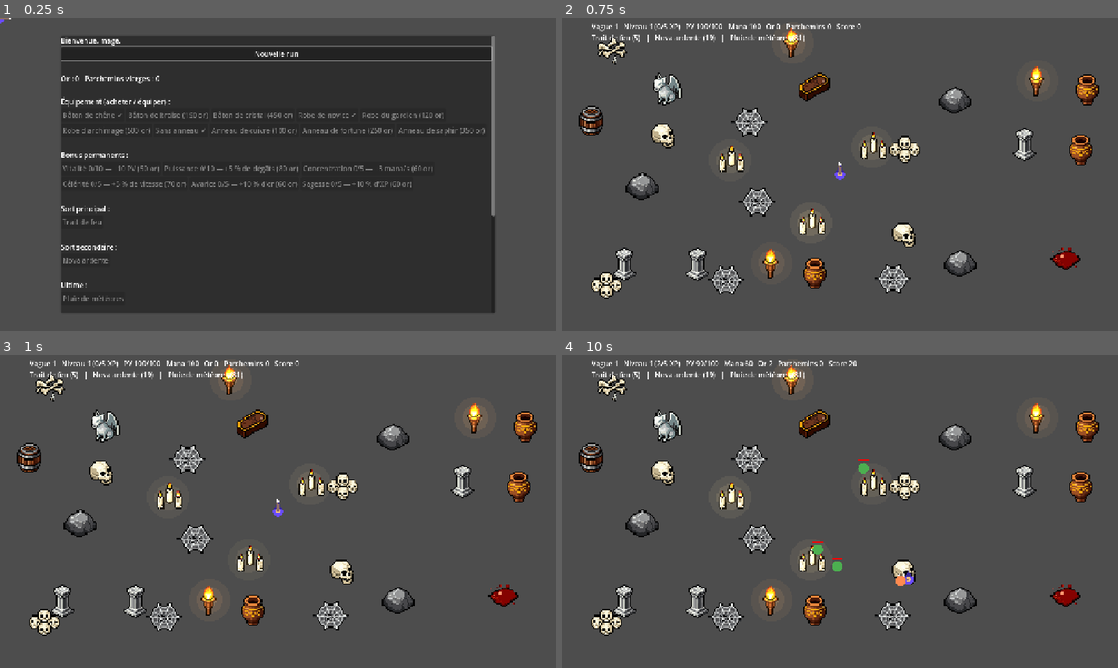
Above: before the commit, frames 1-4 (two rows, left to right).
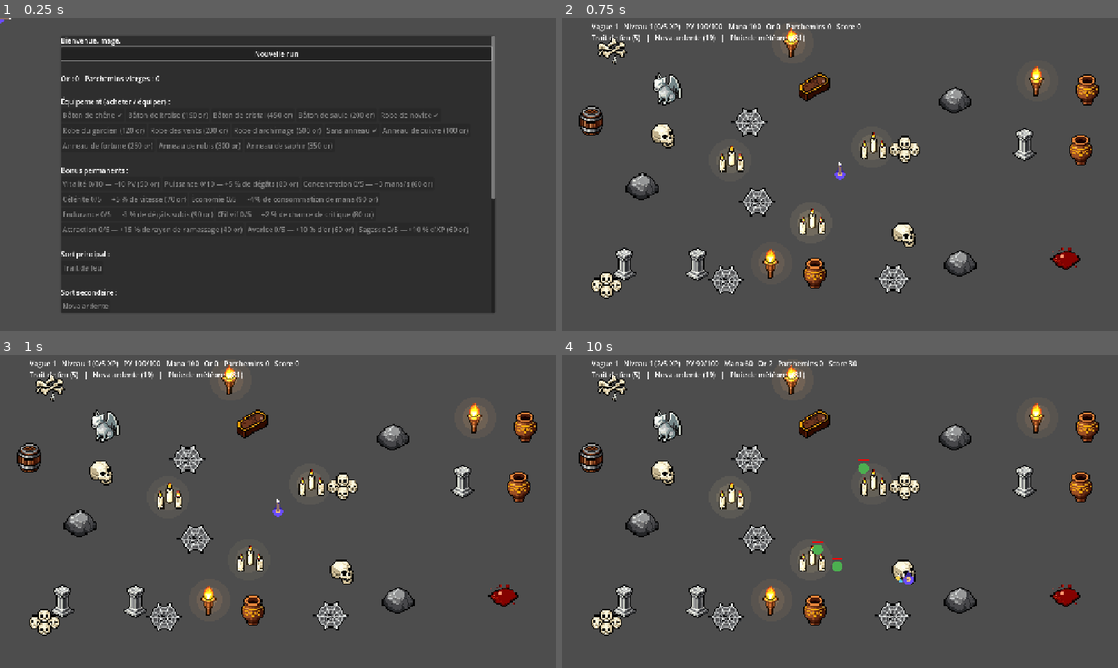
Above: after the commit, the same moments.

Repository: LeandreBl/octo-magic
Game: Godot game, scene res://game/main.tscn
Same seed, same stepped clock (60 frames per second), same inputs: the game is played once before the commit and once after it.
Inputs (mouse positions are in pixels of both pictures, inside the frame that each line leads up to):
- Up to frame 1 (0.25 s): no input
- Up to frame 2 (0.75 s): click "Nouvelle run" at 0.5 s
- Up to frame 3 (1 s): no input
- Up to frame 4 (10 s): tap Enter at 1.25 s; move the mouse to (962, 495) at 1.27 s; hold Right (ui_right) 1.28-2 s; click (962, 495) at 1.42 s; tap Space at 1.52, 4.52, 7.52 s; drag from (728, 527) to (812, 574) at 2.02 s; move the mouse to (895, 442) at 2.77 s; hold Right (ui_right) 2.78-3.5 s; drag from (812, 574) to (673, 464) at 3.52 s; move the mouse to (1006, 558) at 4.27 s; hold Left (ui_left) 4.28-5 s; drag from (673, 464) to (756, 433) at 5.02 s; move the mouse to (867, 511) at 5.77 s; hold Down (ui_down) 5.78-6.5 s; click (867, 511) at 5.92 s; drag from (756, 433) to (728, 527) at 6.52 s; move the mouse to (962, 495) at 7.27 s; hold Up (ui_up) 7.28-8 s; drag from (728, 527) to (812, 574) at 8.02 s; move the mouse to (895, 442) at 8.77 s; hold Down (ui_down) 8.78-9.5 s; drag from (812, 574) to (673, 464) at 9.52 s

The runs differ from the first frame. In frame 1, 4.3% of the frame differs, in the area x 11-89%, y 29-93%; in frame 2, nothing differs; in frame 3, nothing differs; in frame 4, less than 0.1%.

Commit message:
Mage stats as data: one stacking rule for items, shop bonuses and level-up picks
Stats.total sums additive bonuses, compounds "stat%" multipliers, then clamps.
The player reads HP, regen, mana, speed, cooldown, armor and crit from it;
pickups use its pickup radius; Run applies mana cost, damage, gold and XP.
Level-ups offer mage upgrades beside spell upgrades.

Co-Authored-By: Claude Opus 5.5 <noreply@anthropic.com>

Diff:
--- a/game/main.gd
+++ b/game/main.gd
@@ -47,7 +47,7 @@
 	for slot in Upgrades.SLOTS:
 		slots.append("%s (%d)" % [Run.spells[slot].name, Run.mana_cost(slot)])
 	hud.text = "Vague %d   Niveau %d (%d/%d XP)   PV %d/%d   Mana %d   Or %d   Parchemins %d   Score %d\n%s\n%s" % [
-		Run.wave, Run.level, Run.xp, Run.xp_to_next(Run.level), player.hp, player.max_hp, player.mana,
+		Run.wave, Run.level, Run.xp, Run.xp_to_next(Run.level), player.hp, player.stats.hp, player.mana,
 		Run.gold, Run.scrolls, Run.score(), "   |   ".join(slots), forge_note]
 	if get_tree().get_nodes_in_group("enemies").is_empty():
 		for p in get_tree().get_nodes_in_group("pickups"):
@@ -61,9 +61,8 @@
 	for n in get_children():
 		if n != player and n is Node2D:
 			n.free()
-	var stats := Profile.total_stats()
-	Run.start(Profile.equipped_spells(), stats)
-	player.setup(stats)
+	Run.start(Profile.equipped_spells(), Profile.bonus_list())
+	player.setup(Run.stats)
 	player.look = Profile.look.merged({"robe": Profile.ITEMS[Profile.equipped.robe].color,
 		"staff": Profile.ITEMS[Profile.equipped.staff].color,
 		"ring": Profile.ITEMS[Profile.equipped.ring].color}, true)
@@ -124,9 +123,13 @@
 	level_box.add_child(title)
 	for i in offers.size():
 		var o: Dictionary = offers[i]
-		var u: Dictionary = Upgrades.LIST[o.id]
 		var b := Button.new()
-		b.text = "%d. %s — %s (%s : %s)" % [i + 1, u.name, u.desc, Upgrades.SLOT_NAMES[o.slot], Run.spells[o.slot].name]
+		if o.slot == "mage":
+			var m: Dictionary = Upgrades.MAGE[o.id]
+			b.text = "%d. %s — %s (Mage)" % [i + 1, m.name, m.desc]
+		else:
+			var u: Dictionary = Upgrades.LIST[o.id]
+			b.text = "%d. %s — %s (%s : %s)" % [i + 1, u.name, u.desc, Upgrades.SLOT_NAMES[o.slot], Run.spells[o.slot].name]
 		b.pressed.connect(func():
 			level_panel.hide()
 			if not Run.choose(i):
--- a/game/pickup.gd
+++ b/game/pickup.gd
@@ -1,6 +1,6 @@
 extends Node2D
-## A drop: XP orb, gold coin or blank scroll. Flies to the player once close
-## (or when `magnet` is raised at the end of a wave), then reports itself.
+## A drop: XP orb, gold coin or blank scroll. Flies to the player once within
+## its pickup stat (or `magnet`, raised at the end of a wave), then reports itself.
 
 signal collected(kind: String, value: int)
 
@@ -9,7 +9,7 @@
 var kind := "xp"
 var value := 1
 var target: Node2D
-var magnet := 90.0
+var magnet := 0.0
 var speed := 0.0
 
 
@@ -20,7 +20,7 @@
 	if to.length() < target.radius + 6.0:
 		collected.emit(kind, value)
 		queue_free()
-	elif to.length() < magnet:
+	elif to.length() < maxf(magnet, target.stats.pickup):
 		speed = minf(speed + 1200.0 * delta, 700.0)
 		position += to.normalized() * minf(speed * delta, to.length())
 
--- a/game/player.gd
+++ b/game/player.gd
@@ -3,19 +3,17 @@
 ## screen moves, right half aims and fires the main spell).
 ## Spells: primary = left click / right stick / touch aim, secondary = right
 ## click / RB, ultimate = space / LB. `held` lets a touch UI fire any slot.
+## Every number comes from `stats` (game/stats.gd); level-up picks reach it
+## through run.stats.
 
 signal died
 
-const BASE_SPEED := 220.0
 const STICK_RANGE := 80.0
 
 var run: Node  # the Run autoload (passed in: tests load this script alone)
-var max_hp := 100.0
-var max_mana := 100.0
-var mana_regen := 25.0
-var speed := BASE_SPEED
-var hp := max_hp
-var mana := max_mana
+var stats := Stats.total([])
+var hp: float = stats.hp
+var mana: float = stats.mana
 var cooldowns := {}  # slot -> seconds left
 var held := {}  # slot -> bool, from a touch UI
 var aim := Vector2.RIGHT
@@ -26,25 +24,29 @@
 var _touch_aim := {}
 
 
-## Stats from Profile.total_stats(), at the start of a run.
-func setup(stats: Dictionary) -> void:
-	max_hp = stats.hp
-	max_mana = stats.mana
-	mana_regen = stats.regen
-	speed = BASE_SPEED * (1.0 + stats.speed)
-	hp = max_hp
-	mana = max_mana
+## Full HP and mana, at the start of a run.
+func setup(s: Dictionary) -> void:
+	stats = s
+	hp = s.hp
+	mana = s.mana
 	cooldowns = {}
 
 
+## New stats mid-run (a level-up pick): a higher maximum fills the gain.
+func set_stats(s: Dictionary) -> void:
+	hp = minf(s.hp, hp + maxf(0.0, s.hp - stats.hp))
+	mana = minf(s.mana, mana + maxf(0.0, s.mana - stats.mana))
+	stats = s
+
+
 func heal(amount: float) -> void:
-	hp = minf(max_hp, hp + amount)
+	hp = minf(stats.hp, hp + amount)
 
 
 func hurt(amount: float) -> void:
 	if hp <= 0.0:
 		return
-	hp -= amount
+	hp -= amount * (1.0 - stats.armor)
 	if hp <= 0.0:
 		died.emit()
 
@@ -71,6 +73,8 @@
 
 
 func _physics_process(delta: float) -> void:
+	if run and run.stats != stats:
+		set_stats(run.stats)
 	var move := Input.get_vector("ui_left", "ui_right", "ui_up", "ui_down")
 	var keys := Vector2(
 		float(Input.is_physical_key_pressed(KEY_D)) - float(Input.is_physical_key_pressed(KEY_A)),
@@ -79,7 +83,7 @@
 	var pad_move := Vector2(Input.get_joy_axis(0, JOY_AXIS_LEFT_X), Input.get_joy_axis(0, JOY_AXIS_LEFT_Y))
 	if pad_move.length() > 0.2:
 		move = pad_move.limit_length(1.0)
-	position = Decor.slide(position, move * speed * delta, radius).clamp(Vector2.ZERO, get_viewport_rect().size)
+	position = Decor.slide(position, move * stats.speed * delta, radius).clamp(Vector2.ZERO, get_viewport_rect().size)
 
 	var fire := false
 	var pad_aim := Vector2(Input.get_joy_axis(0, JOY_AXIS_RIGHT_X), Input.get_joy_axis(0, JOY_AXIS_RIGHT_Y))
@@ -94,7 +98,9 @@
 		aim = (get_global_mouse_position() - global_position).normalized()
 		fire = Input.is_mouse_button_pressed(MOUSE_BUTTON_LEFT)
 
-	mana = minf(max_mana, mana + mana_regen * delta)
+	mana = minf(stats.mana, mana + stats.mana_regen * delta)
+	if hp > 0.0:
+		hp = minf(stats.hp, hp + stats.hp_regen * delta)
 	var want := {
 		"primary": fire,
 		"secondary": Input.is_mouse_button_pressed(MOUSE_BUTTON_RIGHT) or Input.is_joy_button_pressed(0, JOY_BUTTON_RIGHT_SHOULDER),
@@ -112,8 +118,10 @@
 	if cooldowns.get(slot, 0.0) > 0.0 or mana < cost:
 		return false
 	var s: Dictionary = run.spells[slot]
+	if randf() < stats.crit:
+		s = Upgrades.scale_damage(s, Stats.CRIT_MULT)
 	mana -= cost
-	cooldowns[slot] = s.cooldown
+	cooldowns[slot] = s.cooldown * stats.cooldown
 	SpellBody.cast(s.emit, global_position + aim * radius, aim, self, s, get_parent())
 	return true
 
--- a/game/profile.gd
+++ b/game/profile.gd
@@ -9,33 +9,36 @@
 const PATH := "user://profile.json"
 const MAX_SCORES := 10
 
-## Base stats of the mage; items and bonuses add to them. damage/speed/gold/xp
-## are fractions (+0.1 = +10 %).
-const BASE_STATS := {"hp": 100.0, "mana": 100.0, "regen": 25.0, "speed": 0.0,
-	"damage": 0.0, "gold": 0.0, "xp": 0.0}
-
+## Items and permanent bonuses carry Stats bonuses (see game/stats.gd).
 const ITEMS := {
 	"staff_oak": {"kind": "staff", "name": "Bâton de chêne", "price": 0, "color": "#8d6e63", "bonus": {}},
-	"staff_ember": {"kind": "staff", "name": "Bâton de braise", "price": 150, "color": "#ff7043", "bonus": {"damage": 0.15}},
-	"staff_crystal": {"kind": "staff", "name": "Bâton de cristal", "price": 450, "color": "#80deea", "bonus": {"damage": 0.3, "regen": 5.0}},
+	"staff_ember": {"kind": "staff", "name": "Bâton de braise", "price": 150, "color": "#ff7043", "bonus": {"damage%": 0.15}},
+	"staff_crystal": {"kind": "staff", "name": "Bâton de cristal", "price": 450, "color": "#80deea", "bonus": {"damage%": 0.3, "cooldown%": -0.1}},
+	"staff_willow": {"kind": "staff", "name": "Bâton de saule", "price": 200, "color": "#a5d6a7", "bonus": {"mana_cost%": -0.15, "mana_regen": 5.0}},
 	"robe_novice": {"kind": "robe", "name": "Robe de novice", "price": 0, "color": "#6a4cff", "bonus": {}},
-	"robe_warden": {"kind": "robe", "name": "Robe du gardien", "price": 120, "color": "#2e7d32", "bonus": {"hp": 30.0}},
-	"robe_archmage": {"kind": "robe", "name": "Robe d'archimage", "price": 500, "color": "#b71c1c", "bonus": {"hp": 60.0, "mana": 20.0}},
+	"robe_warden": {"kind": "robe", "name": "Robe du gardien", "price": 120, "color": "#2e7d32", "bonus": {"hp": 30.0, "armor": 0.05}},
+	"robe_wind": {"kind": "robe", "name": "Robe des vents", "price": 200, "color": "#b0bec5", "bonus": {"speed%": 0.12, "pickup%": 0.3}},
+	"robe_archmage": {"kind": "robe", "name": "Robe d'archimage", "price": 500, "color": "#b71c1c", "bonus": {"hp": 60.0, "mana": 20.0, "hp_regen": 1.0}},
 	"ring_none": {"kind": "ring", "name": "Sans anneau", "price": 0, "color": "", "bonus": {}},
-	"ring_copper": {"kind": "ring", "name": "Anneau de cuivre", "price": 100, "color": "#d08b4b", "bonus": {"regen": 5.0}},
-	"ring_gold": {"kind": "ring", "name": "Anneau de fortune", "price": 250, "color": "#ffd54f", "bonus": {"gold": 0.25}},
-	"ring_sapphire": {"kind": "ring", "name": "Anneau de saphir", "price": 350, "color": "#448aff", "bonus": {"mana": 30.0, "regen": 5.0}},
+	"ring_copper": {"kind": "ring", "name": "Anneau de cuivre", "price": 100, "color": "#d08b4b", "bonus": {"mana_regen": 5.0}},
+	"ring_gold": {"kind": "ring", "name": "Anneau de fortune", "price": 250, "color": "#ffd54f", "bonus": {"gold%": 0.25}},
+	"ring_ruby": {"kind": "ring", "name": "Anneau de rubis", "price": 300, "color": "#e53935", "bonus": {"crit": 0.1}},
+	"ring_sapphire": {"kind": "ring", "name": "Anneau de saphir", "price": 350, "color": "#448aff", "bonus": {"mana": 30.0, "mana_regen": 5.0}},
 }
 
 ## Permanent bonuses: level n costs price * GROWTH^n.
 const GROWTH := 1.5
 const BONUSES := {
 	"vitality": {"name": "Vitalité", "desc": "+10 PV", "price": 50, "max": 10, "bonus": {"hp": 10.0}},
-	"power": {"name": "Puissance", "desc": "+5 % de dégâts", "price": 80, "max": 10, "bonus": {"damage": 0.05}},
-	"focus": {"name": "Concentration", "desc": "+3 mana/s", "price": 60, "max": 5, "bonus": {"regen": 3.0}},
-	"swiftness": {"name": "Célérité", "desc": "+5 % de vitesse", "price": 70, "max": 5, "bonus": {"speed": 0.05}},
-	"greed": {"name": "Avarice", "desc": "+10 % d'or", "price": 60, "max": 5, "bonus": {"gold": 0.1}},
-	"wisdom": {"name": "Sagesse", "desc": "+10 % d'XP", "price": 60, "max": 5, "bonus": {"xp": 0.1}},
+	"power": {"name": "Puissance", "desc": "+5 % de dégâts", "price": 80, "max": 10, "bonus": {"damage%": 0.05}},
+	"focus": {"name": "Concentration", "desc": "+3 mana/s", "price": 60, "max": 5, "bonus": {"mana_regen": 3.0}},
+	"swiftness": {"name": "Célérité", "desc": "+5 % de vitesse", "price": 70, "max": 5, "bonus": {"speed%": 0.05}},
+	"thrift": {"name": "Économie", "desc": "-4 % de consommation de mana", "price": 90, "max": 5, "bonus": {"mana_cost%": -0.04}},
+	"toughness": {"name": "Endurance", "desc": "-3 % de dégâts subis", "price": 90, "max": 5, "bonus": {"armor": 0.03}},
+	"precision": {"name": "Œil vif", "desc": "+2 % de chance de critique", "price": 80, "max": 5, "bonus": {"crit": 0.02}},
+	"reach": {"name": "Attraction", "desc": "+15 % de rayon de ramassage", "price": 40, "max": 5, "bonus": {"pickup%": 0.15}},
+	"greed": {"name": "Avarice", "desc": "+10 % d'or", "price": 60, "max": 5, "bonus": {"gold%": 0.1}},
+	"wisdom": {"name": "Sagesse", "desc": "+10 % d'XP", "price": 60, "max": 5, "bonus": {"xp%": 0.1}},
 }
 
 ## Achievements: reached when stats[stat] >= goal. Some unlock spells
@@ -146,19 +149,20 @@
 
 # --- stats -------------------------------------------------------------------
 
+## Stats bonuses of the equipped items and permanent bonuses (one entry per level).
+func bonus_list() -> Array:
+	var out := []
+	for kind in equipped:
+		out.append(ITEMS[equipped[kind]].bonus)
+	for id in bonuses:
+		for i in bonuses[id]:
+			out.append(BONUSES[id].bonus)
+	return out
+
+
 ## The mage's stats with equipment and permanent bonuses.
 func total_stats() -> Dictionary:
-	var s := BASE_STATS.duplicate()
-	for kind in equipped:
-		_add(s, ITEMS[equipped[kind]].bonus, 1)
-	for id in bonuses:
-		_add(s, BONUSES[id].bonus, bonuses[id])
-	return s
-
-
-static func _add(s: Dictionary, bonus: Dictionary, times: int) -> void:
-	for k in bonus:
-		s[k] += bonus[k] * times
+	return Stats.total(bonus_list())
 
 
 # --- shop --------------------------------------------------------------------
--- a/game/run.gd
+++ b/game/run.gd
@@ -22,12 +22,15 @@
 var offers := []  # current level-up choice, [] when none
 var pending := 0  # level-ups not chosen yet
 var rng := RandomNumberGenerator.new()
-var stats := {}  # the mage's permanent bonuses for this run
+var bonuses := []  # Stats bonuses: the profile's, then the level-up picks
+var stats := Stats.total([])  # the mage's stats, Stats.total(bonuses)
 
 
-## `equipped`: slot -> spell; `bonus`: Profile.total_stats() (damage, gold, xp).
-func start(equipped: Dictionary, bonus := {}) -> void:
-	stats = bonus
+## `equipped`: slot -> spell; `bonus_list`: Profile.bonus_list().
+## The damage stat is applied to the spells here, once.
+func start(equipped: Dictionary, bonus_list := []) -> void:
+	bonuses = bonus_list.duplicate()
+	stats = Stats.total(bonuses)
 	active = true
 	wave = 0
 	level = 1
@@ -42,7 +45,7 @@
 	spells = {}
 	mana_mult = {}
 	for slot in equipped:
-		spells[slot] = Upgrades.scale_damage(equipped[slot], 1.0 + stats.get("damage", 0.0))
+		spells[slot] = Upgrades.scale_damage(equipped[slot], stats.damage)
 		mana_mult[slot] = 1.0
 	rng.randomize()
 	changed.emit()
@@ -64,7 +67,8 @@
 
 
 func _offer() -> void:
-	offers = Upgrades.offers(spells, mana_mult, rng)
+	var mage := Upgrades.MAGE.keys().filter(func(id): return Stats.total(bonuses + [Upgrades.MAGE[id].bonus]) != stats)
+	offers = Upgrades.offers(spells, mana_mult, rng, 3, mage)
 	if offers.is_empty():  # nothing left to improve
 		pending = 0
 	else:
@@ -76,7 +80,10 @@
 	if i < 0 or i >= offers.size():
 		return not offers.is_empty()
 	var o: Dictionary = offers[i]
-	if o.id == "mana":
+	if o.slot == "mage":
+		bonuses.append(Upgrades.MAGE[o.id].bonus)
+		stats = Stats.total(bonuses)
+	elif o.id == "mana":
 		mana_mult[o.slot] *= 0.85
 	else:
 		spells[o.slot] = Upgrades.apply(spells[o.slot], o.id)
@@ -90,13 +97,13 @@
 
 
 func mana_cost(slot: String) -> int:
-	return maxi(1, roundi(Spell.mana_cost(spells[slot]) * mana_mult[slot]))
+	return maxi(1, roundi(Spell.mana_cost(spells[slot]) * mana_mult[slot] * stats.mana_cost))
 
 
 func collect(kind: String, value: int) -> void:
 	match kind:
-		"xp": add_xp(roundi(value * (1.0 + stats.get("xp", 0.0))))
-		"gold": gold += roundi(value * (1.0 + stats.get("gold", 0.0)))
+		"xp": add_xp(roundi(value * stats.xp))
+		"gold": gold += roundi(value * stats.gold)
 		"scroll": scrolls += value
 	changed.emit()
 
--- /dev/null
+++ b/game/stats.gd
@@ -0,0 +1,44 @@
+class_name Stats
+## The mage's stats, as data. Every source (shop items, permanent bonuses,
+## level-up picks) is a bonus dict: "stat": n adds n, "stat%": p multiplies by
+## (1 + p). Total = (BASE + every add) * every (1 + p), clamped to BOUNDS.
+## Unknown stats are ignored.
+
+const BASE := {
+	"hp": 100.0,  # max HP
+	"hp_regen": 0.0,  # HP per second
+	"mana": 100.0,  # max mana
+	"mana_regen": 25.0,  # mana per second
+	"mana_cost": 1.0,  # multiplier on Spell.mana_cost
+	"cooldown": 1.0,  # multiplier on spell cooldowns
+	"speed": 220.0,  # move speed, px/s
+	"pickup": 90.0,  # drops closer than this fly to the mage, px
+	"armor": 0.0,  # fraction of the damage taken that is removed
+	"crit": 0.05,  # chance a cast deals CRIT_MULT times its damage
+	"damage": 1.0,  # multiplier on spell damage
+	"gold": 1.0,  # multiplier on gold picked up
+	"xp": 1.0,  # multiplier on XP picked up
+}
+const BOUNDS := {
+	"hp": [1.0, 2000.0], "hp_regen": [0.0, 50.0], "mana": [10.0, 2000.0],
+	"mana_regen": [0.0, 500.0], "mana_cost": [0.3, 3.0], "cooldown": [0.4, 3.0],
+	"speed": [80.0, 600.0], "pickup": [30.0, 600.0], "armor": [0.0, 0.75],
+	"crit": [0.0, 1.0], "damage": [0.1, 20.0], "gold": [0.0, 20.0], "xp": [0.0, 20.0],
+}
+const CRIT_MULT := 2.0
+
+
+static func total(bonuses: Array) -> Dictionary:
+	var add := {}
+	var mult := {}
+	for b in bonuses:
+		for k: String in b:
+			var stat := k.trim_suffix("%")
+			if k.ends_with("%"):
+				mult[stat] = mult.get(stat, 1.0) * (1.0 + b[k])
+			else:
+				add[stat] = add.get(stat, 0.0) + b[k]
+	var s := {}
+	for k in BASE:
+		s[k] = clampf((BASE[k] + add.get(k, 0.0)) * mult.get(k, 1.0), BOUNDS[k][0], BOUNDS[k][1])
+	return s
--- a/game/upgrades.gd
+++ b/game/upgrades.gd
@@ -2,6 +2,7 @@
 ## Level-up upgrades. An upgrade edits a spell's JSON, then Spell.sanitize
 ## clamps it again; "mana" is the only one kept outside the spell (the cost is
 ## derived from the spell's power, see Run.mana_cost).
+## MAGE upgrades are Stats bonuses on the mage, offered in slot "mage".
 
 const SLOTS := ["primary", "secondary", "ultimate"]
 const SLOT_NAMES := {"primary": "Sort principal", "secondary": "Sort secondaire", "ultimate": "Ultime"}
@@ -13,6 +14,18 @@
 	"mana": {"name": "Économie", "desc": "-15 % de coût en mana"},
 	"area": {"name": "Ampleur", "desc": "+20 % de taille et de zone"},
 	"pierce": {"name": "Perforation", "desc": "Traverse un ennemi de plus"},
+}
+const MAGE := {
+	"vigor": {"name": "Vigueur", "desc": "+20 PV max", "bonus": {"hp": 20.0}},
+	"mending": {"name": "Guérison", "desc": "+1 PV/s", "bonus": {"hp_regen": 1.0}},
+	"reserve": {"name": "Réserve", "desc": "+20 mana max", "bonus": {"mana": 20.0}},
+	"flow": {"name": "Afflux", "desc": "+5 mana/s", "bonus": {"mana_regen": 5.0}},
+	"thrift": {"name": "Sobriété", "desc": "-8 % de consommation de mana", "bonus": {"mana_cost%": -0.08}},
+	"haste": {"name": "Hâte", "desc": "+8 % de vitesse de déplacement", "bonus": {"speed%": 0.08}},
+	"tempo": {"name": "Tempo", "desc": "-6 % de recharge des sorts", "bonus": {"cooldown%": -0.06}},
+	"magnet": {"name": "Aimant", "desc": "+30 % de rayon de ramassage", "bonus": {"pickup%": 0.3}},
+	"ward": {"name": "Égide", "desc": "-5 % de dégâts subis", "bonus": {"armor": 0.05}},
+	"precision": {"name": "Précision", "desc": "+5 % de chance de critique", "bonus": {"crit": 0.05}},
 }
 const MANA_FLOOR := 0.4  # "mana" upgrades stop at 40 % of the cost
 
@@ -67,9 +80,10 @@
 				_each_effect(f.emit, fn)
 
 
-## Up to `n` distinct {slot, id} offers among the upgrades that still apply.
-static func offers(spells: Dictionary, mana_mult: Dictionary, rng: RandomNumberGenerator, n := 3) -> Array:
-	var pool := []
+## Up to `n` distinct {slot, id} offers among the upgrades that still apply,
+## and the `mage` upgrade ids (those still below their stat's bound).
+static func offers(spells: Dictionary, mana_mult: Dictionary, rng: RandomNumberGenerator, n := 3, mage := []) -> Array:
+	var pool := mage.map(func(id): return {"slot": "mage", "id": id})
 	for slot in SLOTS:
 		if spells.has(slot):
 			for id in LIST:
--- a/tests/test_game.gd
+++ b/tests/test_game.gd
@@ -1,6 +1,6 @@
 extends SceneTree
 ## Run: godot --headless --script tests/test_game.gd  (see tests/run.sh)
-## Game logic: level-ups, upgrades, waves, shop prices, save/load.
+## Game logic: level-ups, upgrades, mage stats, waves, shop prices, save/load.
 
 const RunState := preload("res://game/run.gd")
 const ProfileState := preload("res://game/profile.gd")
@@ -17,6 +17,7 @@
 
 
 func _initialize() -> void:
+	_test_stats()
 	_test_upgrades()
 	_test_run()
 	_test_waves()
@@ -28,6 +29,35 @@
 
 func _damage(s: Dictionary) -> float:
 	return s.emit.body.on_hit.filter(func(f): return f.type == "damage")[0].amount
+
+
+func _test_stats() -> void:
+	var base := Stats.total([])
+	check(base == Stats.BASE, "no bonus: base stats")
+	var s := Stats.total([{"hp": 20.0}, {"hp%": 0.5}, {"hp": 30.0}])
+	check(is_equal_approx(s.hp, (100.0 + 50.0) * 1.5), "adds first, then multipliers")
+	s = Stats.total([{"mana_cost%": -0.1}, {"mana_cost%": -0.1}])
+	check(is_equal_approx(s.mana_cost, 0.81), "multipliers compound")
+	var many := []
+	for i in 40:
+		many.append({"mana_cost%": -0.5, "armor": 0.1, "crit": 0.1, "speed%": 1.0, "cooldown%": -0.5})
+	s = Stats.total(many)
+	check(s.mana_cost == Stats.BOUNDS.mana_cost[0] and s.armor == 0.75 and s.crit == 1.0, "lower and upper bounds")
+	check(s.speed == Stats.BOUNDS.speed[1] and s.cooldown == Stats.BOUNDS.cooldown[0], "bounds on multiplied stats")
+	check(Stats.total([{"hp": -1000.0}]).hp == Stats.BOUNDS.hp[0], "hp never below its floor")
+	check(Stats.total([{"nope": 5.0, "nope%": 1.0}]) == base, "unknown stats ignored")
+	check(Stats.BASE.keys() == Stats.BOUNDS.keys(), "every stat bounded")
+	# Every bonus of the game names a real stat.
+	var all := []
+	for id in ProfileState.ITEMS:
+		all.append(ProfileState.ITEMS[id].bonus)
+	for id in ProfileState.BONUSES:
+		all.append(ProfileState.BONUSES[id].bonus)
+	for id in Upgrades.MAGE:
+		all.append(Upgrades.MAGE[id].bonus)
+	for b in all:
+		for k: String in b:
+			check(Stats.BASE.has(k.trim_suffix("%")), "known stat: " + k)
 
 
 func _test_upgrades() -> void:
@@ -55,7 +85,7 @@
 func _test_run() -> void:
 	var run := RunState.new()
 	var p := ProfileState.new()
-	run.start(p.equipped_spells(), {"damage": 0.5, "xp": 0.0})
+	run.start(p.equipped_spells(), [{"damage%": 0.5}])
 	check(run.spells.size() == 3, "three spell slots")
 	check(is_equal_approx(_damage(run.spells.primary), _damage(p.equipped_spells().primary) * 1.5), "damage bonus applied")
 	var got := []
@@ -71,7 +101,22 @@
 	check(run.spells[o.slot] != before or run.mana_cost(o.slot) <= cost, "choice applied")
 	check(not run.choose(0) and run.pending == 0 and run.offers.is_empty(), "all choices made")
 	check(run.picked.size() == 2, "picks recorded")
-	run.start(p.equipped_spells(), {"gold": 0.5})
+	# Mage upgrades: offered beside spell upgrades, stack on the run's bonuses.
+	run.start(p.equipped_spells(), [{"crit": 1.0}])
+	var seen := {}
+	for i in 40:
+		for of in Upgrades.offers(run.spells, run.mana_mult, run.rng, 3, ["vigor"]):
+			seen[of.slot] = true
+	check(seen.has("mage") and seen.has("primary"), "mage and spell offers mixed")
+	run.add_xp(RunState.xp_to_next(1))
+	for of in run.offers:
+		check(of.id != "precision", "maxed mage stat not offered")
+	run.offers = [{"slot": "mage", "id": "thrift"}]
+	cost = run.mana_cost("primary")
+	run.choose(0)
+	check(run.stats.mana_cost < 1.0 and run.mana_cost("primary") <= cost and run.stats.crit == 1.0, "mage upgrade applied")
+	run.start(p.equipped_spells(), [{"gold%": 0.5}])
+	check(run.stats.mana_cost == 1.0, "a new run drops the level-up picks")
 	run.collect("gold", 10)
 	check(run.gold == 15, "gold bonus")
 	run.wave = 6
@@ -109,7 +154,8 @@
 	check(p.equip_item("robe_novice") and p.equip_item("robe_warden"), "re-equip owned")
 	check(not p.equip_item("staff_crystal"), "cannot equip unowned")
 	var st := p.total_stats()
-	check(st.hp == 100.0 + 30.0 + 10.0 and st.regen == 25.0 + 3.0 * Profile_max("focus"), "stats sum items and bonuses")
+	check(st.hp == 100.0 + 30.0 + 10.0 and st.mana_regen == 25.0 + 3.0 * Profile_max("focus"), "stats sum items and bonuses")
+	check(st.armor == 0.05, "item stat bonus")
 	# End of run: gold kept, scores sorted, achievements unlock spells.
 	var reached := p.record_run({"score": 300, "wave": 10, "level": 4, "kills": 120, "bosses": 1, "gold": 70, "scrolls": 1})
 	p.record_run({"score": 900, "wave": 3, "level": 2, "kills": 5, "bosses": 0, "gold": 5, "scrolls": 0})
@@ -182,7 +228,21 @@
 	for e in get_nodes_in_group("enemies"):
 		hp_after += e.hp
 	check(hp_after < hp_before, "base spells damage enemies")
-	check(player.hp < player.max_hp, "enemies hurt the player")
+	check(player.hp < player.stats.hp, "enemies hurt the player")
+	# The player reads its numbers from the stats.
+	player.setup(Stats.total([{"armor": 0.5, "hp": 100.0}]))
+	player.hurt(40.0)
+	check(player.hp == 180.0, "armor reduces damage")
+	player.setup(Stats.total([]))
+	player.hp = 50.0
+	player.set_stats(Stats.total([{"hp": 20.0}]))
+	check(player.hp == 70.0 and player.stats.hp == 120.0, "a higher max fills the gain")
+	player.setup(Stats.total([{"cooldown%": -0.5}]))
+	player.mana = 1000.0
+	player.cooldowns = {}
+	var id0: String = spells.keys()[0]
+	player.cast(id0)
+	check(is_equal_approx(player.cooldowns[id0], spells[id0].cooldown * 0.5), "cooldown stat")
 	world.free()
 	run.free()
 	p.free()
Not shown, added: game/stats.gd.uid
Not shown, changed: docs/design.md
